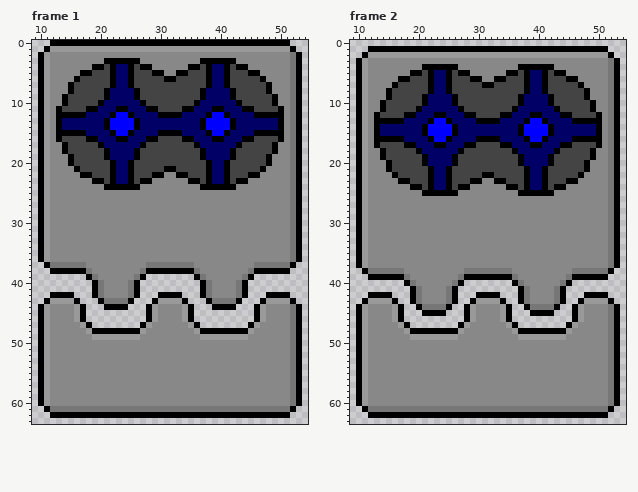
One commit to this pixel-art file: images/enemy/sentry/prime_defend.ase. That is the earlier state.
64x64 pixels, 13 frames. Shown: frame 1: x 9..54, y 0..63; frame 2: x 9..54, y 0..63. The commit also changed other frames, which this record leaves out.
The same view after the edit:
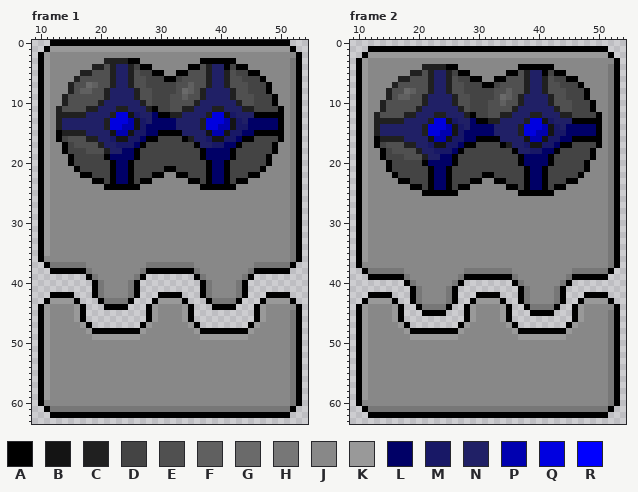
Palette (. is transparent): A #000000  B #141414  C #202020  D #444444  E #505050  F #606060  G #6a6a6a  H #777777  J #888888  K #999999  L #000066  M #181866  N #202066  P #0000b0  Q #0000e0  R #0000ff
What changed:
--- frame 1
@@ x 9..54 @@
  1 ..AKKKKKKKKKKKKKKKKKKKKKKKKKKKKKKKKKKKKKKKKA..
- 2 .AKJJJJJJJJJJJJJJJJJJJJJJJJJJJJJJJJJJJJJJJJHA.
- 3 .AKJJJJJJJJJAAAAAAJJJJJJJJJJAAAAAAJJJJJJJJJHA.
- 4 .AKJJJJJJJAADALLADAAJJJJJJAADALLADAAJJJJJJJHA.
- 5 .AKJJJJJAADDDALLADDDAAJJAADDDALLADDDAAJJJJJHA.
- 6 .AKJJJJADDDDDALLADDDDDAADDDDDALLADDDDDAJJJJHA.
- 7 .AKJJJADDDDDDALLADDDDDDDDDDDDALLADDDDDDAJJJHA.
- 8 .AKJJJADDDDDALLLLADDDDDDDDDDALLLLADDDDDAJJJHA.
- 9 .AKJJADDDDDDALLLLADDDDDDDDDDALLLLADDDDDDAJJHA.
-10 .AKJJADDDDDALLLLLLADDDDDDDDALLLLLLADDDDDAJJHA.
-11 .AKJADDDDAALLLAALLLAADDDDAALLLAALLLAADDDDAJHA.
-12 .AKJAAAAALLLLARRALLLLAAAALLLLARRALLLLAAAAAJHA.
-13 .AKJALLLLLLLARRRRALLLLLLLLLLARRRRALLLLLLLAJHA.
-14 .AKJALLLLLLLARRRRALLLLLLLLLLARRRRALLLLLLLAJHA.
-15 .AKJAAAAALLLLARRALLLLAAAALLLLARRALLLLAAAAAJHA.
-16 .AKJADDDDAALLLAALLLAADDDDAALLLAALLLAADDDDAJHA.
-17 .AKJJADDDDDALLLLLLADDDDDDDDALLLLLLADDDDDAJJHA.
-18 .AKJJADDDDDDALLLLADDDDDDDDDDALLLLADDDDDDAJJHA.
+ 2 .AKJJJJJJJJJJJJJJJJJJJJJJJJJJJJJJJJJJJJJJJJJA.
+ 3 .AKJJJJJJJJJCCCCAAJJJJJJJJJJAAAAAAJJJJJJJJJHA.
+ 4 .AKJJJJJJJCCECNNCDAAJJJJJJAAECNNADAAJJJJJJJHA.
+ 5 .AKJJJJJCCEEECNNCEDDAAJJAAEEECNNCEDDAAJJJJJHA.
+ 6 .AKJJJJCEEEEECNNCEEDDDAADEEEECNNCEEDDDAJJJJHA.
+ 7 .AKJJJCEEGFEECNNCEEDDDDDEEFEECNNCEEEDDDAJJJHA.
+ 8 .AKJJJCEFFEECNNNNCEEDDDDEGFECNNNNCEEDDDAJJJHA.
+ 9 .AKJJCEEEEEECNNNNCEEDDDEEFEECNNNNCEEEDDDAJJHA.
+10 .AKJJCEEEEECNNNNNNCEDDDEEEECNNNNNNCEEDDDAJJHA.
+11 .AKJCEEEECCNNNCCNNNCADDEECCNNNCCNNNCCDDDDAJHA.
+12 .AKJCCCCCNNNNCQQBMNNLAACCNNNNCQQBMNNNAAAAAJHA.
+13 .AKJCNNNNNNNCQQQPBMNLLLLNNNNCQQQPBMNLLLLLAJHA.
+14 .AKJCNNNNNNNCQQPPBMLLLLLNNNNCQQPPBMMLLLLLAJHA.
+15 .AKJACCCCNNNNBPPBMMLLAAAANNNNBPPBMMLLAAAAAJHA.
+16 .AKJADEEECCNNMBBMMLAADDDDACNNMBBMMLAADDDDAJHA.
+17 .AKJJADEEEECNNMMMLADDDDDDDDANNMMLLADDDDDAJJHA.
+18 .AKJJADDDEEECNNLLADDDDDDDDDDALLLLADDDDDDAJJHA.
 19 .AKJJJADDDDDALLLLADDDDDDDDDDALLLLADDDDDAJJJHA.
@@ x 9..13 @@
 35 .AKJJ
-36 .AKJJ
+36 .AJJJ
 37 ..AHH
@@ x 50..54 @@
 43 KKA..
-44 JJHA.
+44 JJJA.
 45 JJHA.
@@ x 9..13 @@
 59 .AKJJ
-60 .AKJJ
+60 .AJJJ
 61 ..AHH
--- frame 2
@@ x 9..54 @@
  2 ..AKKKKKKKKKKKKKKKKKKKKKKKKKKKKKKKKKKKKKKKKA..
- 3 .AKJJJJJJJJJJJJJJJJJJJJJJJJJJJJJJJJJJJJJJJJHA.
- 4 .AKJJJJJJJJJAAAAAAJJJJJJJJJJAAAAAAJJJJJJJJJHA.
- 5 .AKJJJJJJJAADALLADAAJJJJJJAADALLADAAJJJJJJJHA.
- 6 .AKJJJJJAADDDALLADDDAAJJAADDDALLADDDAAJJJJJHA.
- 7 .AKJJJJADDDDDALLADDDDDAADDDDDALLADDDDDAJJJJHA.
- 8 .AKJJJADDDDDDALLADDDDDDDDDDDDALLADDDDDDAJJJHA.
- 9 .AKJJJADDDDDALLLLADDDDDDDDDDALLLLADDDDDAJJJHA.
-10 .AKJJADDDDDDALLLLADDDDDDDDDDALLLLADDDDDDAJJHA.
-11 .AKJJADDDDDALLLLLLADDDDDDDDALLLLLLADDDDDAJJHA.
-12 .AKJADDDDAALLLAALLLAADDDDAALLLAALLLAADDDDAJHA.
-13 .AKJAAAAALLLLARRALLLLAAAALLLLARRALLLLAAAAAJHA.
-14 .AKJALLLLLLLARRRRALLLLLLLLLLARRRRALLLLLLLAJHA.
-15 .AKJALLLLLLLARRRRALLLLLLLLLLARRRRALLLLLLLAJHA.
-16 .AKJAAAAALLLLARRALLLLAAAALLLLARRALLLLAAAAAJHA.
-17 .AKJADDDDAALLLAALLLAADDDDAALLLAALLLAADDDDAJHA.
-18 .AKJJADDDDDALLLLLLADDDDDDDDALLLLLLADDDDDAJJHA.
-19 .AKJJADDDDDDALLLLADDDDDDDDDDALLLLADDDDDDAJJHA.
+ 3 .AKJJJJJJJJJJJJJJJJJJJJJJJJJJJJJJJJJJJJJJJJJA.
+ 4 .AKJJJJJJJJJCCCCAAJJJJJJJJJJAAAAAAJJJJJJJJJHA.
+ 5 .AKJJJJJJJCCECNNCDAAJJJJJJAAECNNADAAJJJJJJJHA.
+ 6 .AKJJJJJCCEEECNNCEDDAAJJAAEEECNNCEDDAAJJJJJHA.
+ 7 .AKJJJJCEEEEECNNCEEDDDAADEEEECNNCEEDDDAJJJJHA.
+ 8 .AKJJJCEEGFEECNNCEEDDDDDEEFEECNNCEEEDDDAJJJHA.
+ 9 .AKJJJCEFFEECNNNNCEEDDDDEGFECNNNNCEEDDDAJJJHA.
+10 .AKJJCEEEEEECNNNNCEEDDDEEFEECNNNNCEEEDDDAJJHA.
+11 .AKJJCEEEEECNNNNNNCEDDDEEEECNNNNNNCEEDDDAJJHA.
+12 .AKJCEEEECCNNNCCNNNCADDEECCNNNCCNNNCCDDDDAJHA.
+13 .AKJCCCCCNNNNCQQBMNNLAACCNNNNCQQBMNNNAAAAAJHA.
+14 .AKJCNNNNNNNCQQQPBMNLLLLNNNNCQQQPBMNLLLLLAJHA.
+15 .AKJCNNNNNNNCQQPPBMLLLLLNNNNCQQPPBMMLLLLLAJHA.
+16 .AKJACCCCNNNNBPPBMMLLAAAANNNNBPPBMMLLAAAAAJHA.
+17 .AKJADEEECCNNMBBMMLAADDDDACNNMBBMMLAADDDDAJHA.
+18 .AKJJADEEEECNNMMMLADDDDDDDDANNMMLLADDDDDAJJHA.
+19 .AKJJADDDEEECNNLLADDDDDDDDDDALLLLADDDDDDAJJHA.
 20 .AKJJJADDDDDALLLLADDDDDDDDDDALLLLADDDDDAJJJHA.
@@ x 9..13 @@
 36 .AKJJ
-37 .AKJJ
+37 .AJJJ
 38 ..AHH
@@ x 50..54 @@
 43 KKA..
-44 JJHA.
+44 JJJA.
 45 JJHA.
@@ x 9..13 @@
 59 .AKJJ
-60 .AKJJ
+60 .AJJJ
 61 ..AHH
